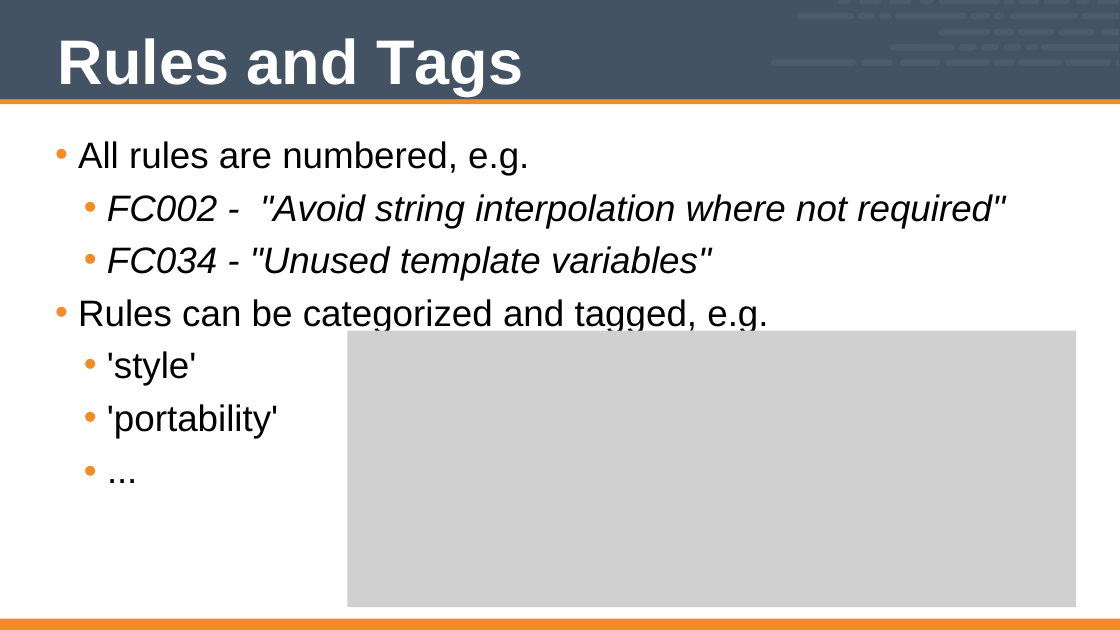
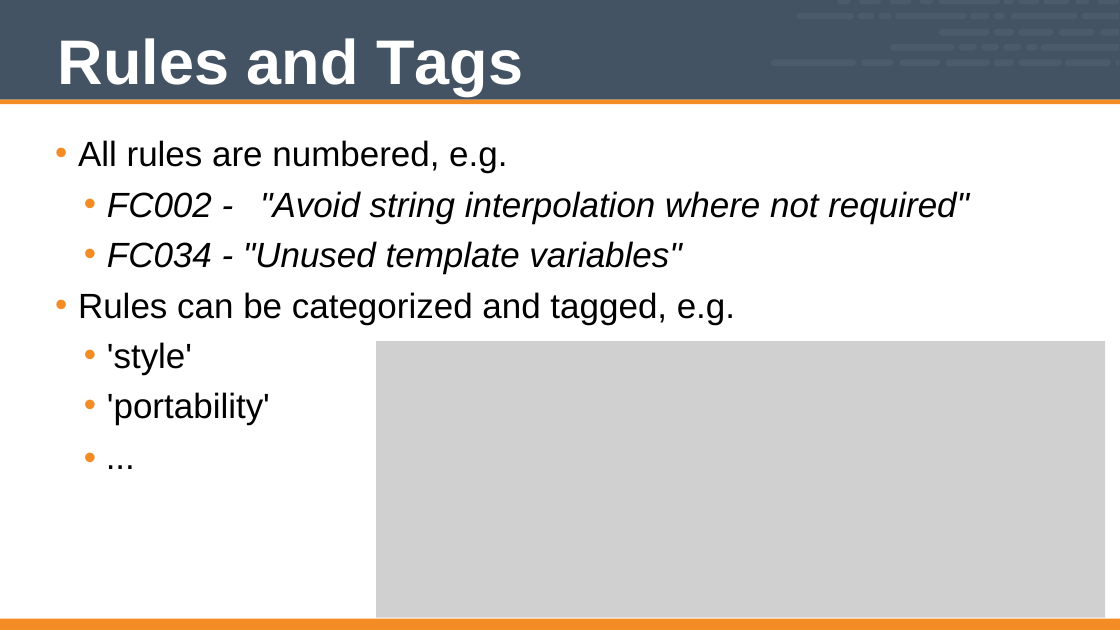
Before and after one commit to vinyar/chef-intermediate, a slide deck: slide 5 of Modules/10-Chef_Intermediate.pptx (slide 4 before the commit). Drawn at 1120x630 pixels with LibreOffice and Linux fonts; fonts in the diff are those of the drawing; grey boxes stand for pictures. Boxes give left, top, right and bottom in pixels: in the first picture for what was removed or moved away, otherwise in the second. Text is boxed around its words. In the diff, an @@ line names an element or a change of style, - is before the commit and + after.

```diff
--- a/Modules/10-Chef_Intermediate.pptx
+++ b/Modules/10-Chef_Intermediate.pptx
@@ text "All rules are numbered, e.g." at (x1=78, y1=140, x2=969, y2=425): size 42 to 40 pt @@
@@ picture moved from (x1=347, y1=331, x2=1076, y2=607) to (x1=376, y1=341, x2=1105, y2=618) @@
```
Also in this commit, not shown: 8 other slides changed, 3 slides added, 1 slide removed.
